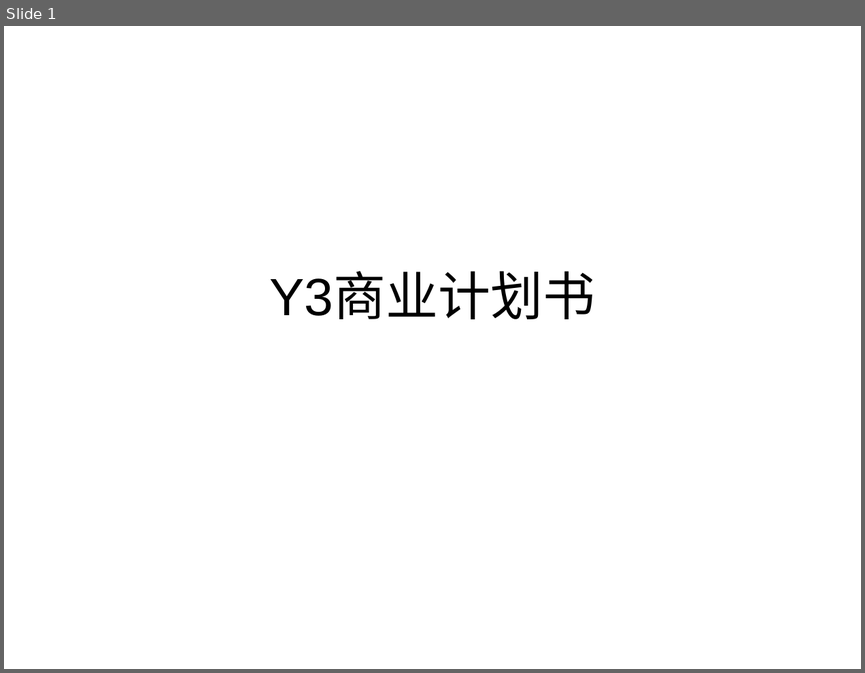
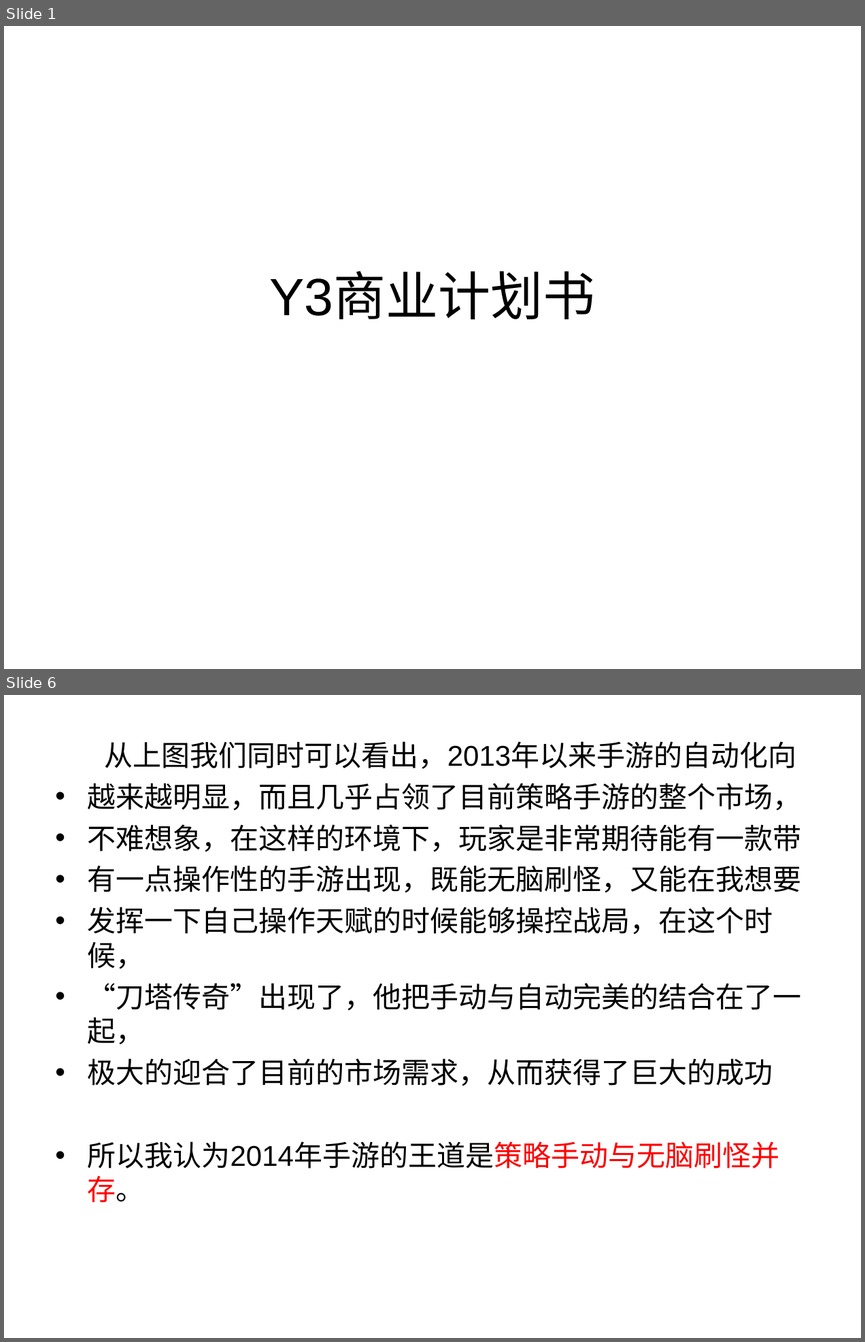
Before and after one commit to caihan1984/demov1, a slide deck: Assets/document/y3商业计划书.ppt. Shown one above the other, each under a label of ours: slide 1 before the commit, slides 1 and 6 after it; the slides between them are not shown. The pictures are 865x673 and 865x1342 pixels, drawn with LibreOffice and Linux fonts; fonts in the diff are those of the drawing. Boxes give left, top, right and bottom in pixels: in the first picture for what was removed or moved away, otherwise in the second. Text is boxed around its words. In the diff, an @@ line names an element or a change of style, - is before the commit and + after.

```diff
--- a/Assets/document/y3商业计划书.ppt
+++ b/Assets/document/y3商业计划书.ppt
@@ slide 6 added at (4,695,861,1338), background #FFFFFF @@
@@ text added at (88,741,802,1202), 24 pt, text #000000 @@
+  从上图我们同时可以看出，2013年以来手游的自动化向
+• 越来越明显，而且几乎占领了目前策略手游的整个市场，
+• 不难想象，在这样的环境下，玩家是非常期待能有一款带
+• 有一点操作性的手游出现，既能无脑刷怪，又能在我想要
+• 发挥一下自己操作天赋的时候能够操控战局，在这个时候，
+• “刀塔传奇”出现了，他把手动与自动完美的结合在了一起，
+• 极大的迎合了目前的市场需求，从而获得了巨大的成功
+• 所以我认为2014年手游的王道是策略手动与无脑刷怪并存。
```
Also in this commit, not shown: 2 slides changed, 7 other slides added, 2 slides removed.
